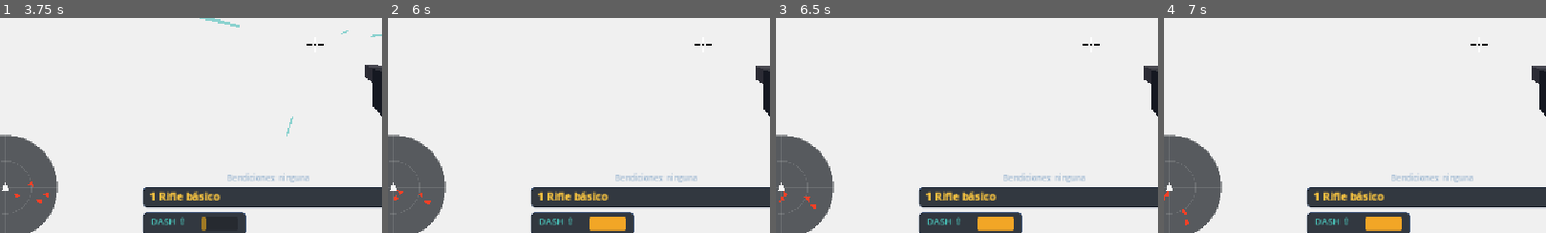
Above: before the commit, frames 1-4 (left to right).
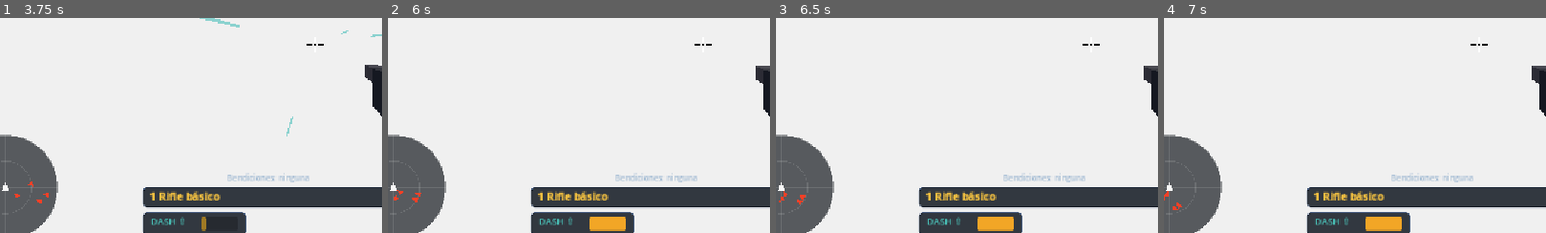
Above: after the commit, the same moments.

Repository: Veilen1/Deadline
Game: Godot game, scene res://scenes/ui/main_menu.tscn
Two runs of this game, one before a commit and one after it. Both use one fixed random seed, a clock stepped at 60 frames per second and the inputs below.
Inputs (mouse positions are % of the whole screen's width and height, from its top left):
- Up to frame 1 (3.75 s): click "Jugar" at 0.5 s; click "Jugar" at 1.25 s; click "Empezar run" at 2 s; tap Enter at 2.75 s; move the mouse to (55, 50) at 2.77 s; press the mouse at (55, 50) at 2.78 s; hold W (move_forward) from 2.78 s (still down); tap Space (jump) at 3.02 s; move the mouse to (45, 50) at 3.52 s; release the mouse at (45, 50) at 3.53 s; tap Shift at 3.6 s
- Up to frame 2 (6 s): keep holding W (move_forward); tap Space (jump) at 3.77, 5, 5.27 s; move the mouse to (52, 48) at 4.27 s; tap Ctrl at 4.35 s; move the mouse to (49, 52) at 5.02 s; tap 1 at 5.1 s; tap Enter at 5.75 s; move the mouse to (57, 51) at 5.77 s; tap 2 at 5.85 s
- Up to frame 3 (6.5 s): keep holding W (move_forward); tap Space (jump) at 6.02 s
- Up to frame 4 (7 s): keep holding W (move_forward); tap Space (jump) at 6.5, 6.77 s; move the mouse to (42, 49) at 6.52 s; tap 3 at 6.6 s
The pictures show only the part of the screen within x 9-59%, y 44-94%; the shares and areas given below are measured in that part.

Frame 1 is identical in both runs. In frame 2, less than 0.1% of the frame differs, in the area x 6-12%, y 81-87%; in frame 3, less than 0.1%, in the area x 5-11%, y 82-89%; in frame 4, less than 0.1%.

Commit message:
feat(enemies): salto corto para superar coberturas

Diff:
--- a/scenes/actors/enemies/enemy_base.gd
+++ b/scenes/actors/enemies/enemy_base.gd
@@ -23,6 +23,8 @@
 
 var current_health: float
 var _attack_timer: float = 0.0
+var _climb_air: float = 0.0
+var _climb_cooldown: float = 0.0
 
 
 func _ready() -> void:
@@ -58,12 +60,9 @@
 		velocity.x = 0.0
 		velocity.z = 0.0
 
-	if not is_on_floor():
-		velocity.y -= gravity * delta
-	else:
-		velocity.y = 0.0
-
+	_apply_vertical(delta)
 	move_and_slide()
+	_after_move_climb()
 
 	_attack_timer = maxf(_attack_timer - delta, 0.0)
 	if to_player.length() <= attack_range and _attack_timer <= 0.0:
@@ -72,6 +71,25 @@
 			player.call("take_damage", attack_damage)
 
 	# TODO: Fase 4 — comportamiento por zona (élites, composición de oleadas).
+
+
+func _apply_vertical(delta: float) -> void:
+	_climb_cooldown = maxf(_climb_cooldown - delta, 0.0)
+	if _climb_air > 0.0:
+		_climb_air -= delta
+		velocity.y -= gravity * delta
+	elif not is_on_floor():
+		velocity.y -= gravity * delta
+	else:
+		velocity.y = 0.0
+
+
+func _after_move_climb() -> void:
+	# Salto corto contra obstáculos bajos para que no queden trabados.
+	if is_on_wall() and is_on_floor() and _climb_cooldown <= 0.0:
+		velocity.y = 7.5
+		_climb_air = 0.35
+		_climb_cooldown = 1.0
 
 
 func take_hit(hit_zone: String, base_damage: float, base_money: int, hit_position: Vector3 = Vector3.INF) -> void:
--- a/scenes/actors/enemies/hound_enemy.gd
+++ b/scenes/actors/enemies/hound_enemy.gd
@@ -40,8 +40,9 @@
 	if player == null:
 		velocity.x = 0.0
 		velocity.z = 0.0
-		_apply_gravity(delta)
+		_apply_vertical(delta)
 		move_and_slide()
+		_after_move_climb()
 		return
 
 	var to_player: Vector3 = player.global_position - global_position
@@ -63,8 +64,9 @@
 		if distance <= fuse_range:
 			_start_fuse()
 
-	_apply_gravity(delta)
+	_apply_vertical(delta)
 	move_and_slide()
+	_after_move_climb()
 
 
 func _start_fuse() -> void:
@@ -104,10 +106,3 @@
 	get_parent().add_child(wave)
 	wave.global_position = Vector3(global_position.x, 0.03, global_position.z)
 	wave.call("start", explosion_radius)
-
-
-func _apply_gravity(delta: float) -> void:
-	if not is_on_floor():
-		velocity.y -= gravity * delta
-	else:
-		velocity.y = 0.0
--- a/scenes/actors/enemies/ranged_enemy.gd
+++ b/scenes/actors/enemies/ranged_enemy.gd
@@ -47,8 +47,9 @@
 	if player == null:
 		velocity.x = 0.0
 		velocity.z = 0.0
-		_apply_gravity(delta)
+		_apply_vertical(delta)
 		move_and_slide()
+		_after_move_climb()
 		return
 
 	var to_player: Vector3 = player.global_position - global_position
@@ -74,8 +75,9 @@
 			if _state_timer <= 0.0:
 				_state = State.REPOSITION
 
-	_apply_gravity(delta)
+	_apply_vertical(delta)
 	move_and_slide()
+	_after_move_climb()
 
 
 func _process_reposition(direction: Vector3, distance: float, player: Node3D) -> void:
@@ -157,12 +159,5 @@
 	return collider is Node and (collider as Node).is_in_group("player")
 
 
-func _apply_gravity(delta: float) -> void:
-	if not is_on_floor():
-		velocity.y -= gravity * delta
-	else:
-		velocity.y = 0.0
-
-
 func _get_player() -> Node3D:
 	return get_tree().get_first_node_in_group("player") as Node3D
